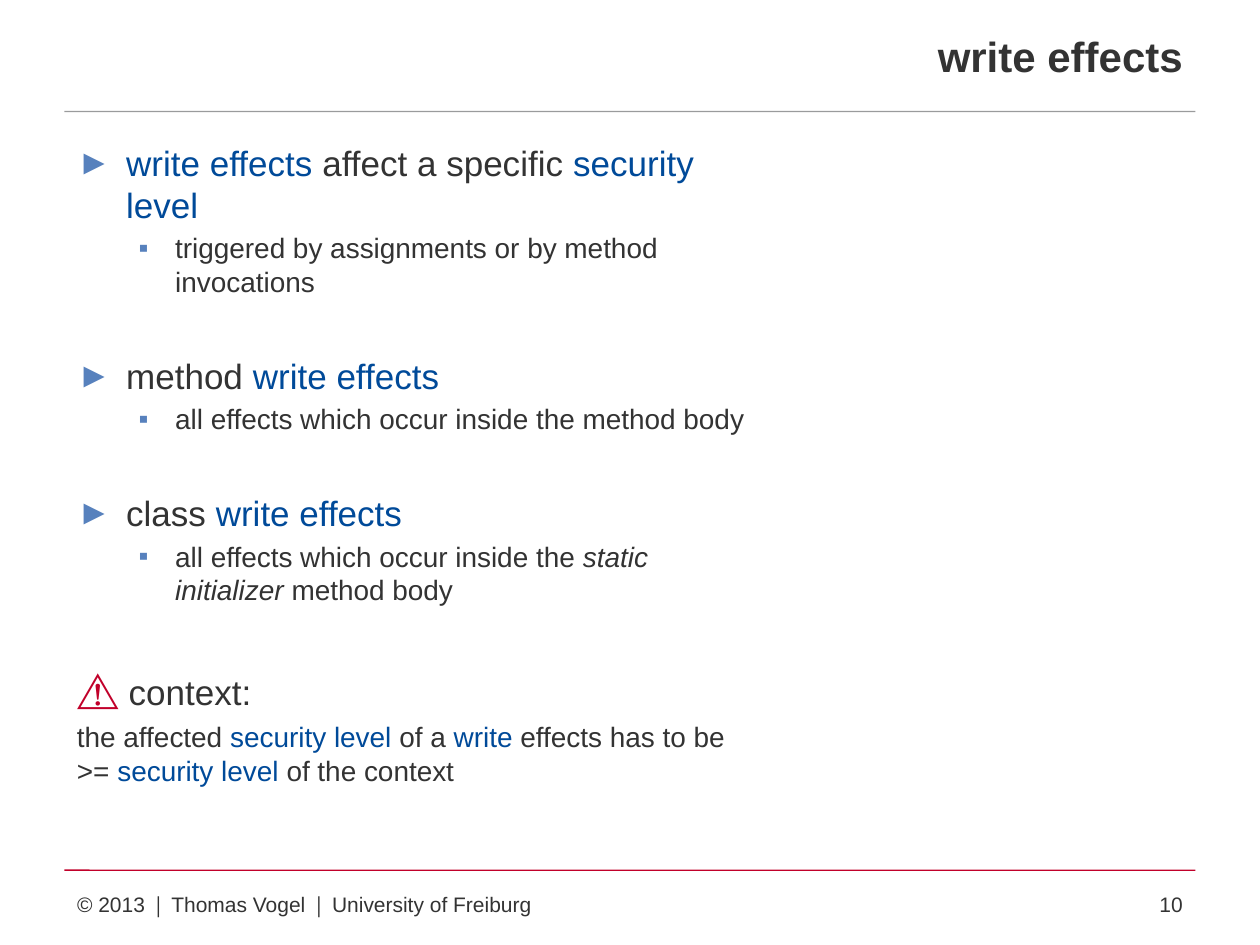
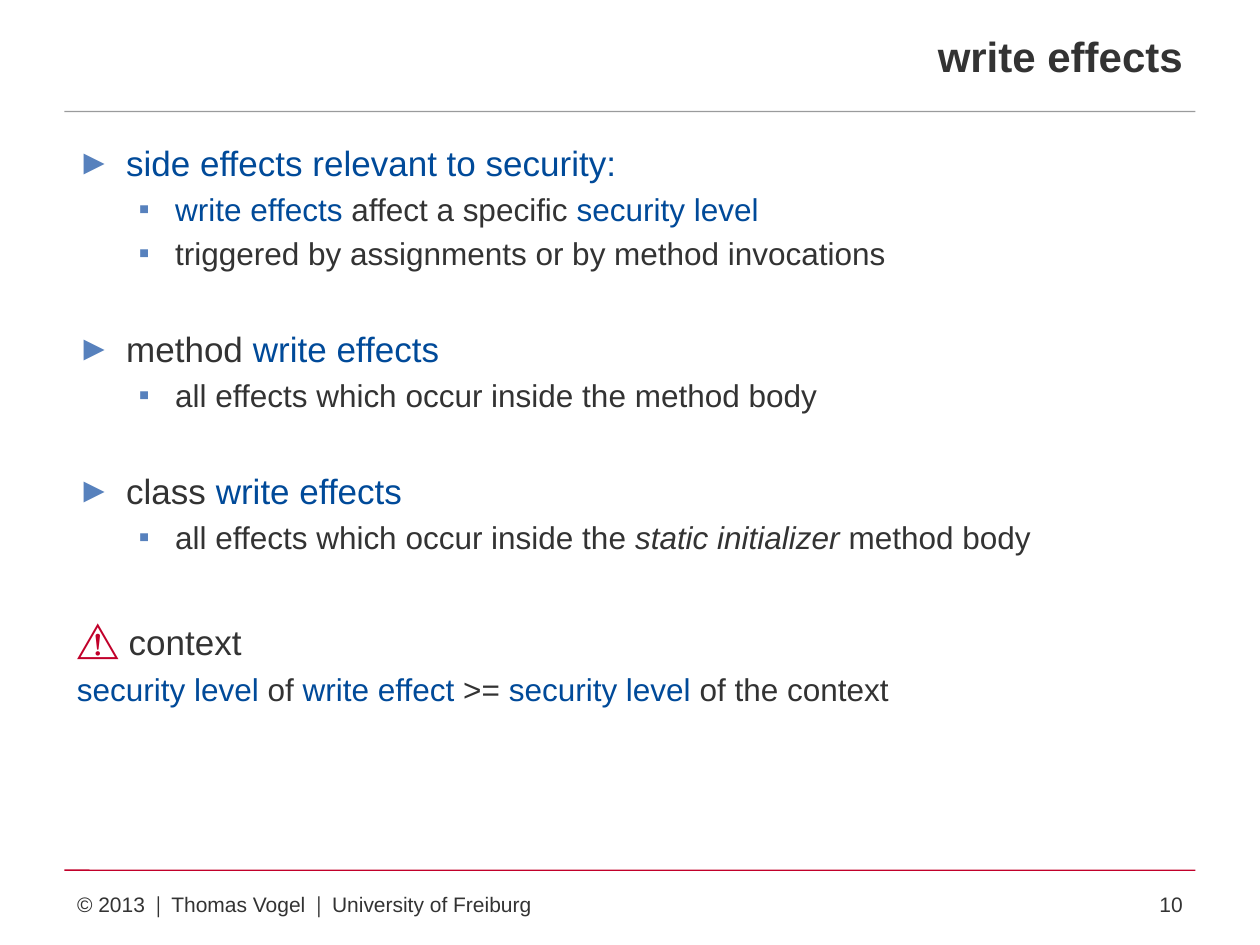
Before and after one commit to proglang/jgs, a slide deck: slide 10 of presentation/presentation.pptx. Drawn at 1260x945 pixels with LibreOffice and Linux fonts; fonts in the diff are those of the drawing. Boxes give left, top, right and bottom in pixels: in the first picture for what was removed or moved away, otherwise in the second. Text is boxed around its words. In the diff, an @@ line names an element or a change of style, - is before the commit and + after.

```diff
--- a/presentation/presentation.pptx
+++ b/presentation/presentation.pptx
@@ text at (x1=126, y1=150, x2=616, y2=183): paragraph added @@
+► side effects relevant to security:
@@ text at (x1=175, y1=198, x2=1030, y2=555): size 20 to 18 pt in "write effects affect a specific security level"; size 16 to 18 pt in "triggered by assignments or by method invocations", "all effects which occur inside the method ...", "all effects which occur inside the static ..."; bullet ► to ▪; list level 1 to 2 in "write effects affect a specific ..." @@
@@ text at (x1=77, y1=632, x2=888, y2=707): text changed; size 16 to 18 pt; text colour #333333 to #004A99 @@
-⚠ context:
-the affected security level of a write effects has to be >= security level of the context
+⚠ context
+security level of write effect >= security level of the context
```
Also in this commit, not shown: 12 other slides changed, 2 other files.
